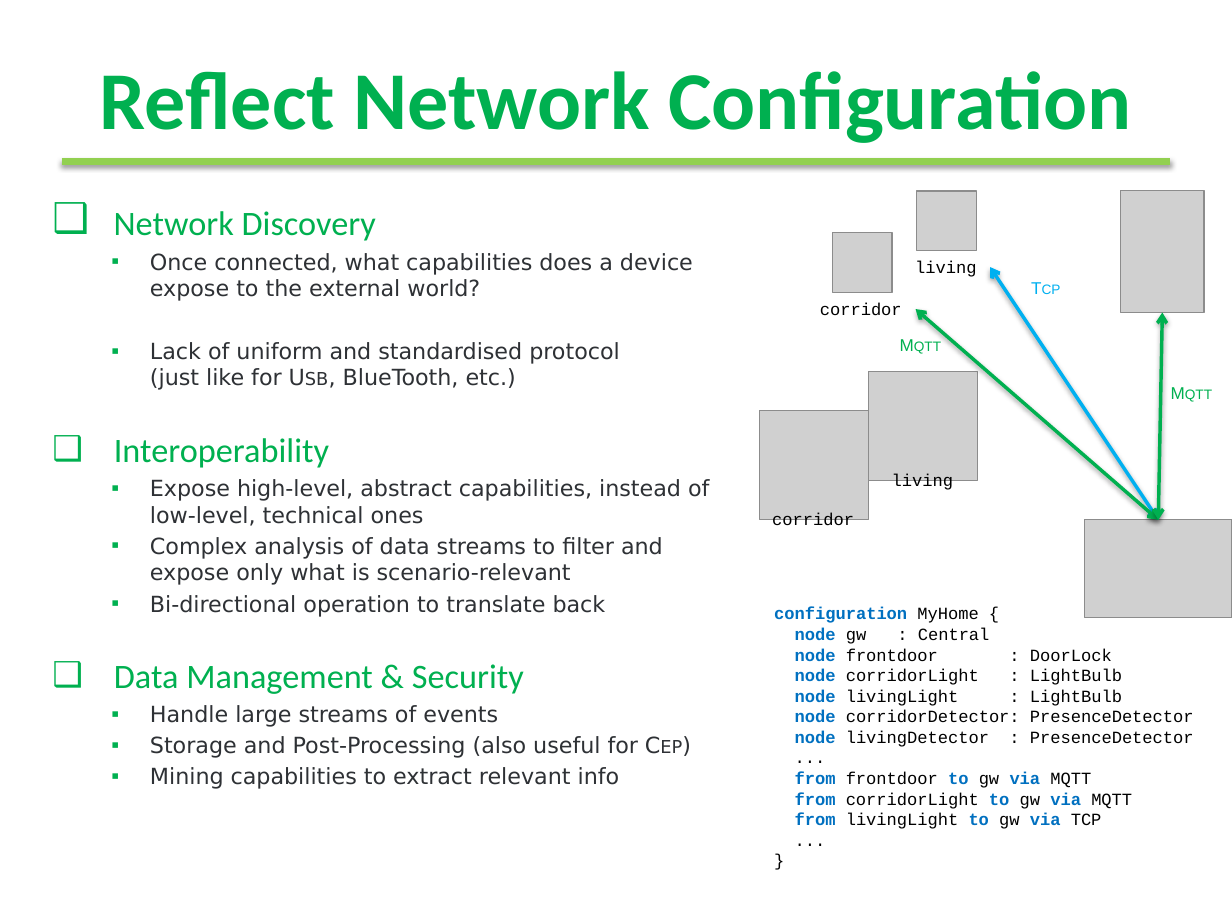
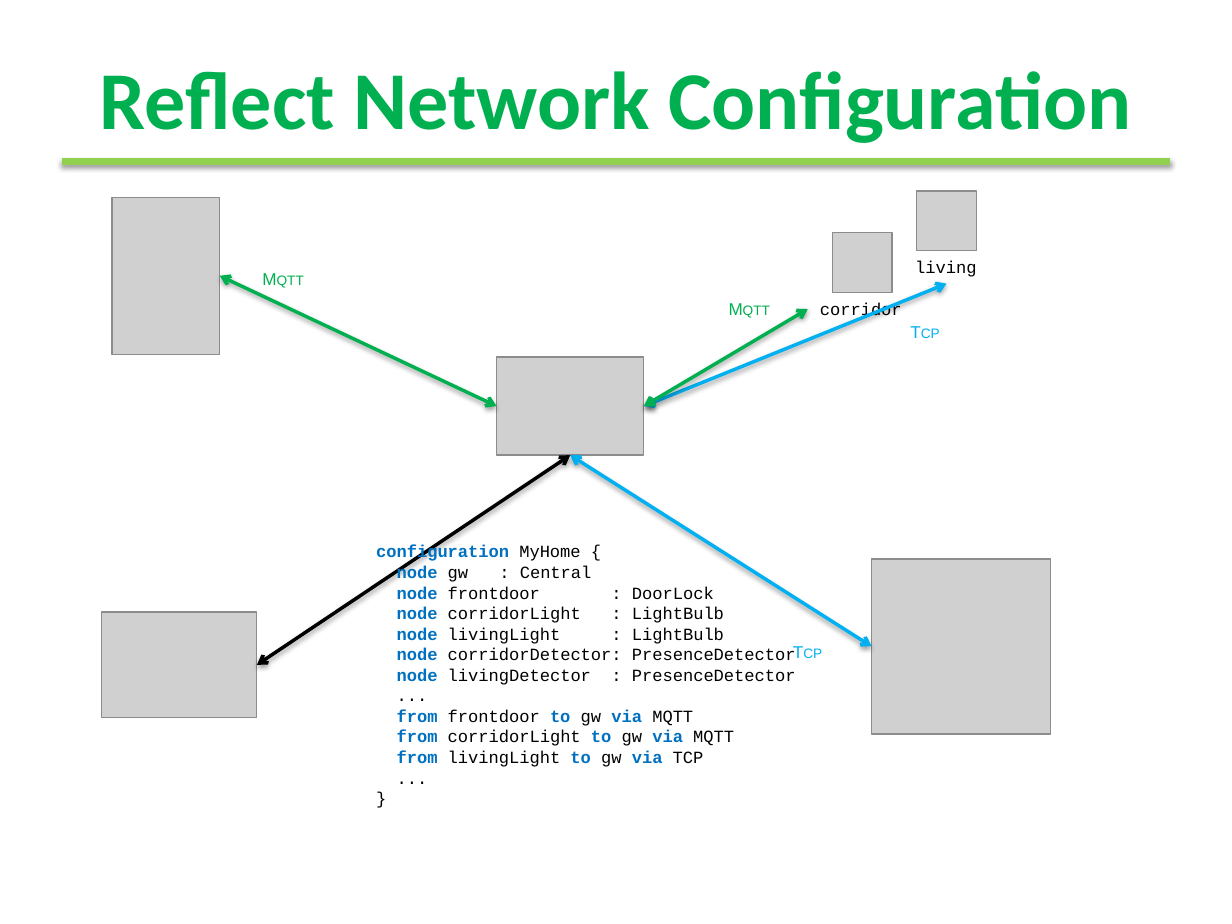
Before and after one commit to moussaamrani/IoTDSL, a slide deck: slide 12 of wiki/Writing/MODELSWARD2017/Presentation/ModelsWard2017.pptx. Drawn at 1232x924 pixels with LibreOffice and Linux fonts; fonts in the diff are those of the drawing; grey boxes stand for pictures; background and template pictures are left out. Boxes give left, top, right and bottom in pixels: in the first picture for what was removed or moved away, otherwise in the second. Text is boxed around its words. In the diff, an @@ line names an element or a change of style, - is before the commit and + after.

```diff
--- a/wiki/Writing/MODELSWARD2017/Presentation/ModelsWard2017.pptx
+++ b/wiki/Writing/MODELSWARD2017/Presentation/ModelsWard2017.pptx
@@ picture: place and size @@
-picture at box(1120, 191, 1204, 313)
+picture at box(112, 197, 221, 354)
@@ text removed at box(114, 211, 709, 789) @@
-❑ Network Discovery
-    ▪ Once connected, what capabilities does a device expose to the external world?
-    ▪ Lack of uniform and standardised protocol
-      (just like for Usb, BlueTooth, etc.)
-❑ Interoperability
-    ▪ Expose high-level, abstract capabilities, instead of low-level, technical ones
-    ▪ Complex analysis of data streams to filter and expose only what is scenario-relevant
-    ▪ Bi-directional operation to translate back
-❑ Data Management & Security
-    ▪ Handle large streams of events
-    ▪ Storage and Post-Processing (also useful for Cep)
-    ▪ Mining capabilities to extract relevant info
@@ text "Mqtt": place and size @@
-text "Mqtt" at box(1050, 772, 1091, 788)
+text "Mqtt" at box(652, 710, 693, 726)
@@ double arrow removed from (991, 267) to (1158, 520) @@
@@ double arrow added from (219, 276) to (496, 407), #00B050 2 pt @@
@@ double arrow added from (946, 283) to (644, 407), #00B0F0 2 pt @@
@@ text "Mqtt": place and size @@
-text "Mqtt" at box(1091, 793, 1132, 809)
+text "Mqtt" at box(693, 730, 734, 746)
@@ double arrow added from (808, 309) to (644, 407), #00B050 2 pt @@
@@ text "Tcp" rewrapped from box(1071, 813, 1102, 825) to box(888, 315, 962, 349) @@
@@ double arrow removed from (915, 309) to (1158, 520) @@
@@ double arrow removed from (1162, 313) to (1158, 520) @@
@@ picture: place and size @@
-picture at box(1084, 520, 1232, 618)
+picture at box(496, 357, 644, 456)
@@ picture removed at box(869, 371, 978, 480) @@
@@ picture removed at box(759, 410, 869, 520) @@
@@ double arrow added from (257, 665) to (570, 455), #000000 2 pt @@
@@ double arrow added from (872, 647) to (570, 455), #00B0F0 2 pt @@
@@ text removed at box(892, 473, 953, 491) @@
-living
@@ text "configuration MyHome {": place and size @@
-text "configuration MyHome {" at box(774, 607, 1194, 829)
+text "configuration MyHome {" at box(376, 545, 796, 767)
@@ text removed at box(772, 512, 854, 530) @@
-corridor
@@ picture added at box(872, 559, 1051, 734) @@
@@ picture added at box(102, 612, 257, 718) @@
@@ text added at box(673, 751, 704, 763), 10 pt, text #00B0F0, small capitals @@
+Tcp
```
Also in this commit, not shown: 3 other slides changed, 1 slide added, 1 slide removed.
